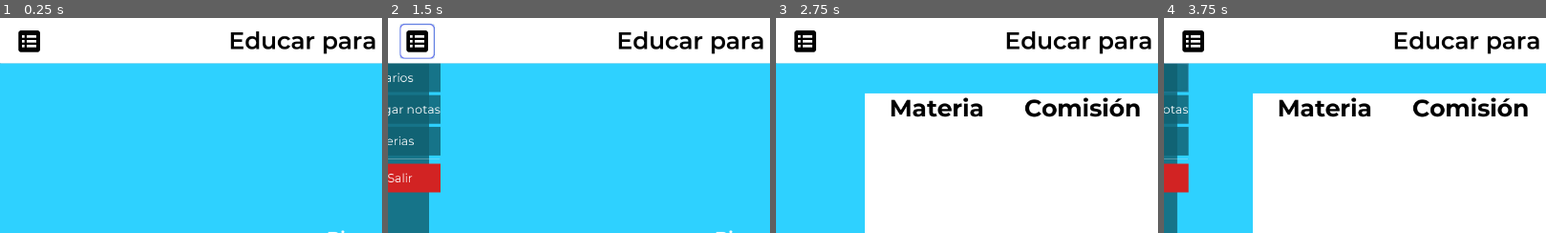
Above: before the commit, frames 1-4 (left to right).
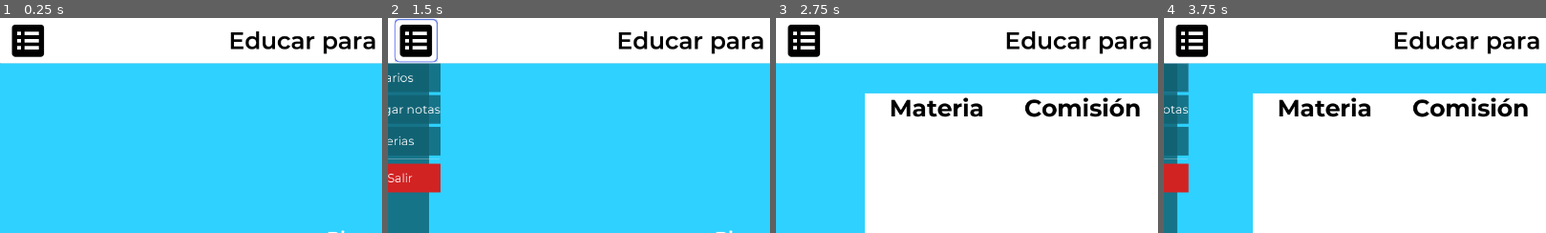
Above: after the commit, the same moments.

Repository: Matias-Barboza/DesktopAppEducarParaTransformar
Game: Godot game, scene res://Pantallas/PantallaDocente.tscn
Same seed, same stepped clock (60 frames per second), same inputs: the game is played once before the commit and once after it. This scene is started directly instead of the project's main scene.
Inputs (mouse positions are % of the whole screen's width and height, from its top left):
- Up to frame 1 (0.25 s): no input
- Up to frame 2 (1.5 s): tap Enter at 0.5 s; move the mouse to (72, 45) at 0.52 s; hold Q (abc123) 0.53-1.25 s; click (72, 45) at 0.67 s; click (4, 5) at 1.25 s
- Up to frame 3 (2.75 s): click "Horarios" at 2 s
- Up to frame 4 (3.75 s): tap Space at 2.75 s; move the mouse to (30, 55) at 2.77 s; click (30, 55) at 2.85 s; tap Enter at 3.5 s; move the mouse to (60, 28) at 3.52 s; hold Q (abc123) from 3.53 s (still down); click (60, 28) at 3.67 s
The pictures show only the part of the screen within x 0-50%, y 0-50%; the shares and areas given below are measured in that part.

The runs differ from the first frame. In frame 1, 1.0% of the frame differs, in the area x 3-12%, y 3-19%; in frame 2, 1.5%, in the area x 1-13%, y 0-21%; in frame 3, 1.0%; in frame 4, 1.0%.

Commit message:
Cambio de color iconos

Diff:
--- a/Pantallas/PantallaDocente.tscn
+++ b/Pantallas/PantallaDocente.tscn
@@ -10,6 +10,7 @@
 [ext_resource path="res://Recursos/Iconos/bxs-medal-icon.png" type="Texture" id=8]
 [ext_resource path="res://Recursos/Iconos/bxs-calendar-icon.png" type="Texture" id=9]
 [ext_resource path="res://Recursos/Iconos/bxs-log-out-icon.png" type="Texture" id=10]
+[ext_resource path="res://Recursos/Iconos/bxs-spreadsheet-icon1.png" type="Texture" id=11]
 
 [sub_resource type="StyleBoxFlat" id=1]
 bg_color = Color( 1, 1, 1, 1 )
@@ -212,6 +213,9 @@
 anchor_right = 1.0
 anchor_bottom = 1.0
 color = Color( 0.184314, 0.823529, 1, 1 )
+__meta__ = {
+"_edit_lock_": true
+}
 
 [node name="Panel" type="Panel" parent="."]
 anchor_right = 1.0
@@ -219,16 +223,19 @@
 grow_horizontal = 2
 grow_vertical = 2
 custom_styles/panel = SubResource( 1 )
+__meta__ = {
+"_edit_lock_": true
+}
 
 [node name="ButtonMenuDesplegable" type="Button" parent="Panel"]
-margin_left = 20.0
-margin_top = 10.0
-margin_right = 78.0
-margin_bottom = 68.0
+margin_left = 11.0
+margin_top = 2.0
+margin_right = 83.0
+margin_bottom = 74.0
 custom_styles/hover = SubResource( 41 )
 custom_styles/pressed = SubResource( 42 )
 custom_styles/normal = SubResource( 43 )
-icon = ExtResource( 3 )
+icon = ExtResource( 11 )
 icon_align = 1
 
 [node name="HSeparator" type="HSeparator" parent="Panel"]
Not shown: 1 places in Pantallas/PantallaDocente.tscn that only renumber resources
Binary file changed: Recursos/Iconos/bxs-calendar-icon.png
Binary file changed: Recursos/Iconos/bxs-file-pdf-icon.png
Binary file changed: Recursos/Iconos/bxs-log-out-icon.png
Binary file changed: Recursos/Iconos/bxs-medal-icon.png
Binary file changed: Recursos/Iconos/bxs-spreadsheet-icon2.png
